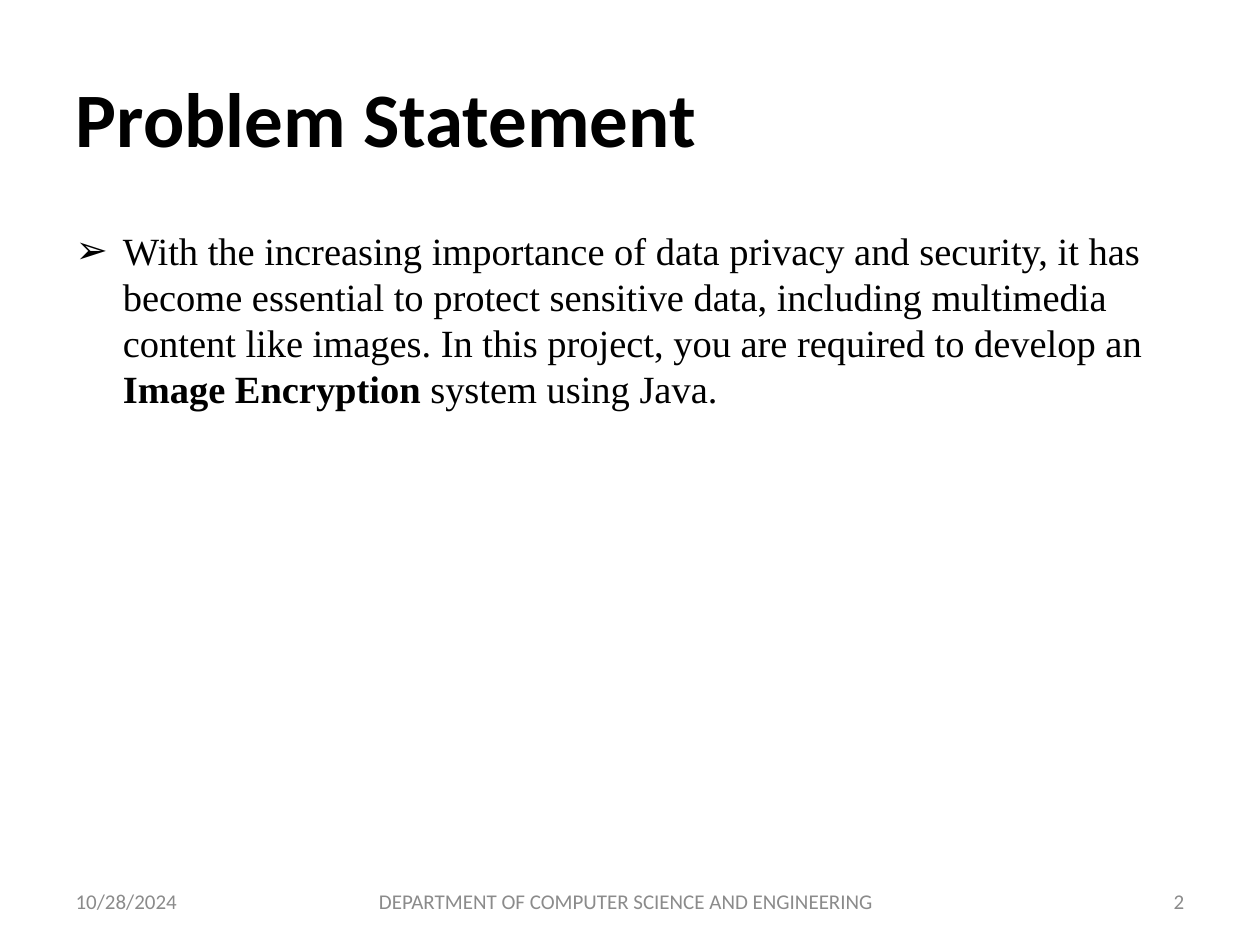
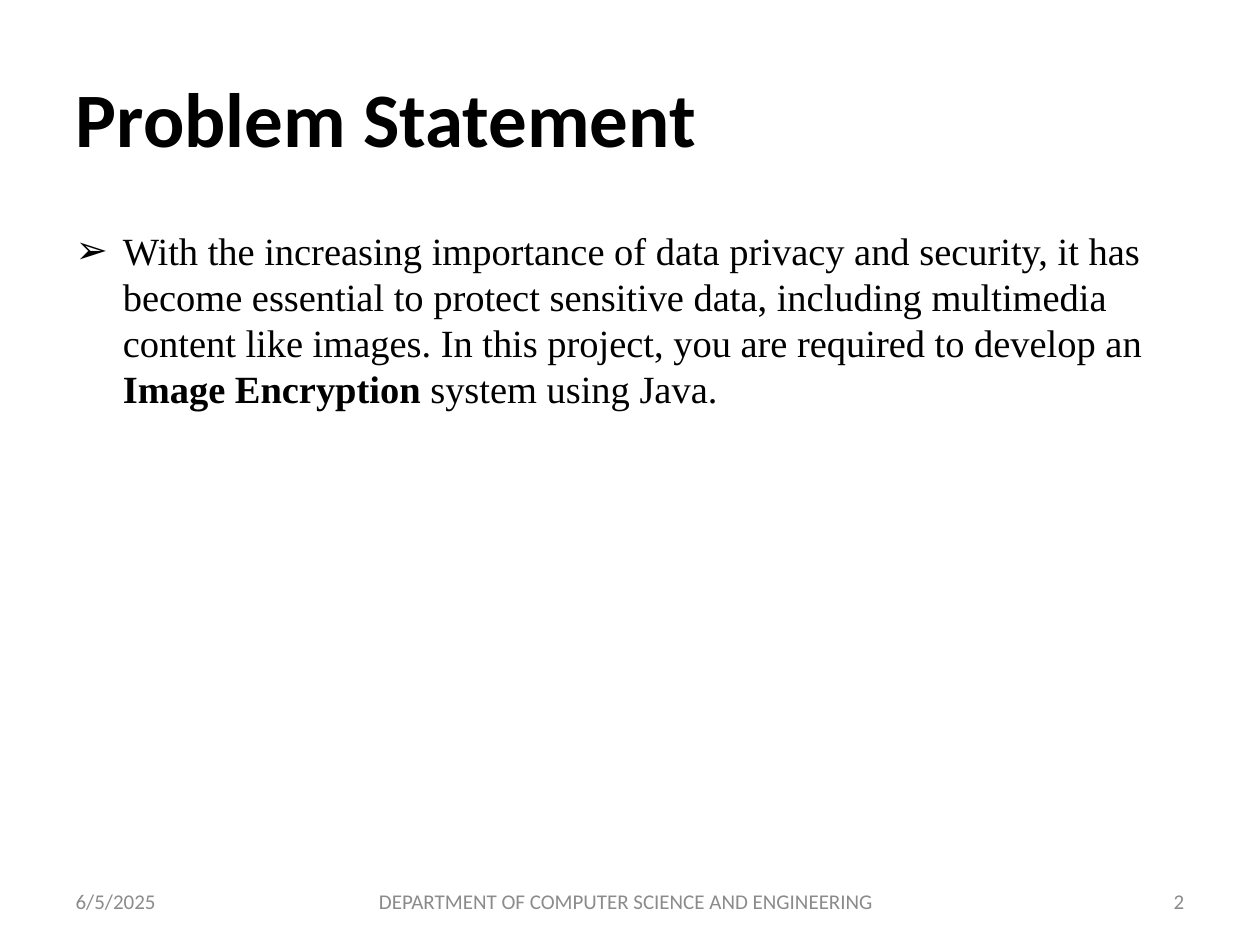
Before and after one commit to wolfieexd/Image_Encryption, a slide deck: slide 2 of Documentations/REVIEW-2.pptx. Drawn at 1260x945 pixels with LibreOffice and Linux fonts; fonts in the diff are those of the drawing. Boxes give left, top, right and bottom in pixels: in the first picture for what was removed or moved away, otherwise in the second. Text is boxed around its words. In the diff, an @@ line names an element or a change of style, - is before the commit and + after.

```diff
--- a/Documentations/REVIEW-2.pptx
+++ b/Documentations/REVIEW-2.pptx
@@ text at (x1=76, y1=894, x2=156, y2=910): text changed @@
-10/28/2024
+6/5/2025
```
Also in this commit, not shown: 14 other slides changed, 2 other files.
